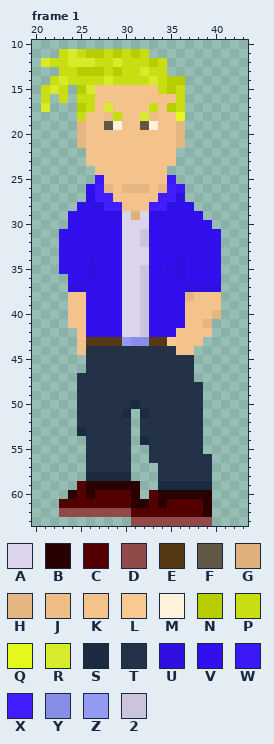
Two states of a pixel-art file, Assets/art/MainCharacters/Liam/Animations/liamAngryL.aseprite. That is the earlier state.
64x64 pixels, 2 frames. Pixels under 10% opacity are left out. Colours within 5 levels of each other are drawn and written as one. Shown: frame 1: x 20..43, y 10..63. The commit also changed other frames, which this record leaves out.
Palette (. is transparent): A #dcd4eb  B #2a0101  C #540000  D #914a4a  E #553814  F #605745  G #e0b07a  H #e5b682  J #efbd86  K #f4c38b  L #fac891  M #fef2dc  N #b8cd00  P #c9dd13  Q #e3f91c  R #d7eb2c  S #1a2a3f  T #233247  U #2f0fe1  V #320fed  W #3c18f7  X #411dff  Y #888de6  Z #9499f1  2 #ccc3dd
Pixels before, frame 1, first column x 21:
11 ..PRPNNPNPNP........
12 RPPRRRPPRPPPNP......
13 ..PPNNNPNPPRPP......
14 .PRPPPPRPPPPRPNN....
15 PRP.NRKKKKKKKPNP....
16 P.P.PPKKKKKKKKKP....
17 R...NPKRKKKKPKNP....
18 ....PKKJPKKRJKKQ....
19 ....HKKFMKKFMKKH....
20 ....HKKKKKKKKKKH....
21 ....HKKKKKKKKKKH....
22 .....KKKKKKKKKK.....
23 .....KKKKKKKKKK.....
24 ......KKKKKKKK......
25 ......WKKKKKKKW.....
26 .....VXHKHHHKHXW....
27 .....UXXKKKKKXXU....
28 ....VVUXXKKKXXUVV...
29 ...VVVVUUAGAUUVVVV..
30 ...VVVVVVAAAVVVVVVV.
31 ..VVVVVVVAA2VVVVVVVV
32 ..VVVVVVVAA2VVVVVVVV
33 ..VVVVVVVAAAVVVVVVVV
34 ..VVVUVVVAAAVVVUVVVV
35 ..VVVUUVVAA2VVUUVVVV
36 ...VVUVVVAA2VVVUVVVV
37 ...UUVVVVAA2VVVVUUUU
38 ...KKVVVVAA2VVVVHKKK
39 ...KKVVVVAA2VVVVKKKK
40 ...KKVVVVAA2VVVVKKKH
41 ...KKVVVVAA2VVVVKKH.
42 ....KVVVVAA2VVVKKKK.
43 ....KEEEEZYYEELKKK..
44 ....KTTTTTTTTTTKK...
45 .....TTTTTTTTTTTT...
46 .....TTTTTTTTTTTT...
47 ....TTTTTTTTTTTTT...
48 ....TTTTTTTTTTTTTT..
49 ....TTTTTTTTTTTTTT..
50 ....TTTTTTSTTTTTTT..
51 ....TTTTTS.STTTTTT..
52 ....TTTTTT.TTTTTTT..
53 ....STTTTT.TTTTTTT..
54 .....TTTTT.STTTTTT..
55 .....TTTTT..TTTTTT..
56 .....TTTTT..TTTTTTT.
57 .....TTTTT...TTTTTT.
58 .....SSSSS...TTTTTT.
59 ....CBBBBBB..SSSSSS.
60 ...BCBCCCCB.CBBBBBB.
61 ..CCCCCCCCBBCBCCCCB.
62 ..DDDDDDDDCCCCCCCCB.
63 ..........DDDDDDDDD.
After the commit:
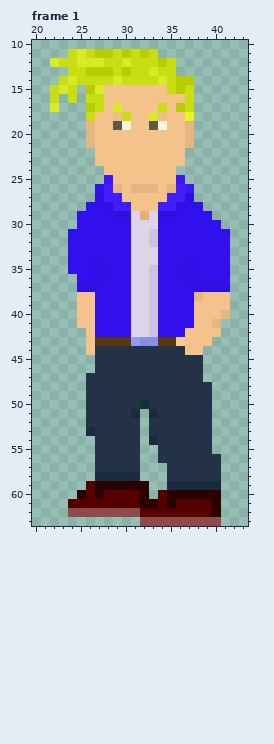
Difference:
Changed rows in their new state; - is an unchanged pixel.
Frame 1:
first column x 21:
11 --.PRP-NPNPNP--------
12 .R-P--R-PR--PNP------
13 --.-P--NPN-PR-P------
14 -.PR---PR---PRP-N----
15 .PRP.NR------KPNP----
16 .P.P.-P--------KP----
17 .R--.NPKR---KPKNP----
18 ----.P-KJP-KRJ-KQ----
19 ----.H-KFM-KFM-KH----
20 ----.H---------KH----
21 ----.H---------KH----
22 -----.---------K-----
23 -----.---------K-----
24 ------.-------K------
25 ------.W------KW-----
26 -----.VXHK--HKHXW----
27 -----.U-X----K-XU----
28 ----.-VU-X--K-XU-V---
29 ---.---V-UAGA-U---V--
30 ---.-----V--A------V-
31 --.------V-A2-------V
32 --.------V-A2-------V
33 --.------V--A-------V
34 --.--VU--V--A--VU---V
35 --.--V-U-V-A2-V-U---V
36 ---.-VU--V-A2--VU---V
37 ---.-U---V-A2---V---U
38 ---.-K---V-A2---VH--K
39 ---.-K---V-A2---V---K
40 ---.-K---V-A2---V--KH
41 ---.-K---V-A2---V-KH-
42 ----.K---V-A2--V---K-
43 ----.K---EZ-Y-EL--K--
44 ----.K---------T-K---
45 -----.-----------T---
46 -----.-----------T---
47 ----.------------T---
48 ----.-------------T--
49 ----.-------------T--
50 ----.-----TS------T--
51 ----.----TS.S-----T--
52 ----.-----T.------T--
53 ----.S----T.------T--
54 -----.----T.S-----T--
55 -----.----T-.-----T--
56 -----.----T-.------T-
57 -----.----T--.-----T-
58 -----.----S--.-----T-
59 ----.C-----B-.-----S-
60 ---.BCB---CB.C-----B-
61 --.-------C-BCB---CB-
62 --.-------D-------CB-
63 ----------.--------D-
